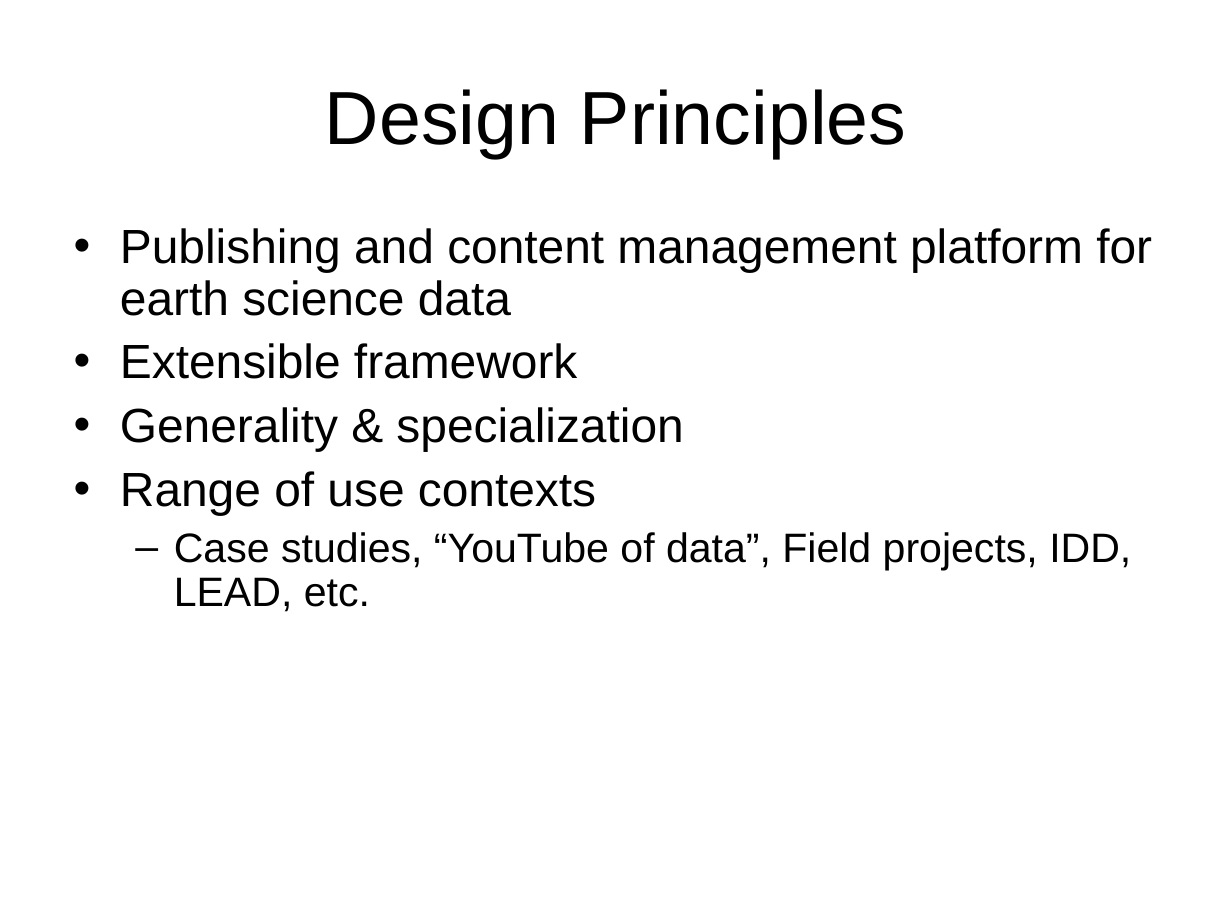
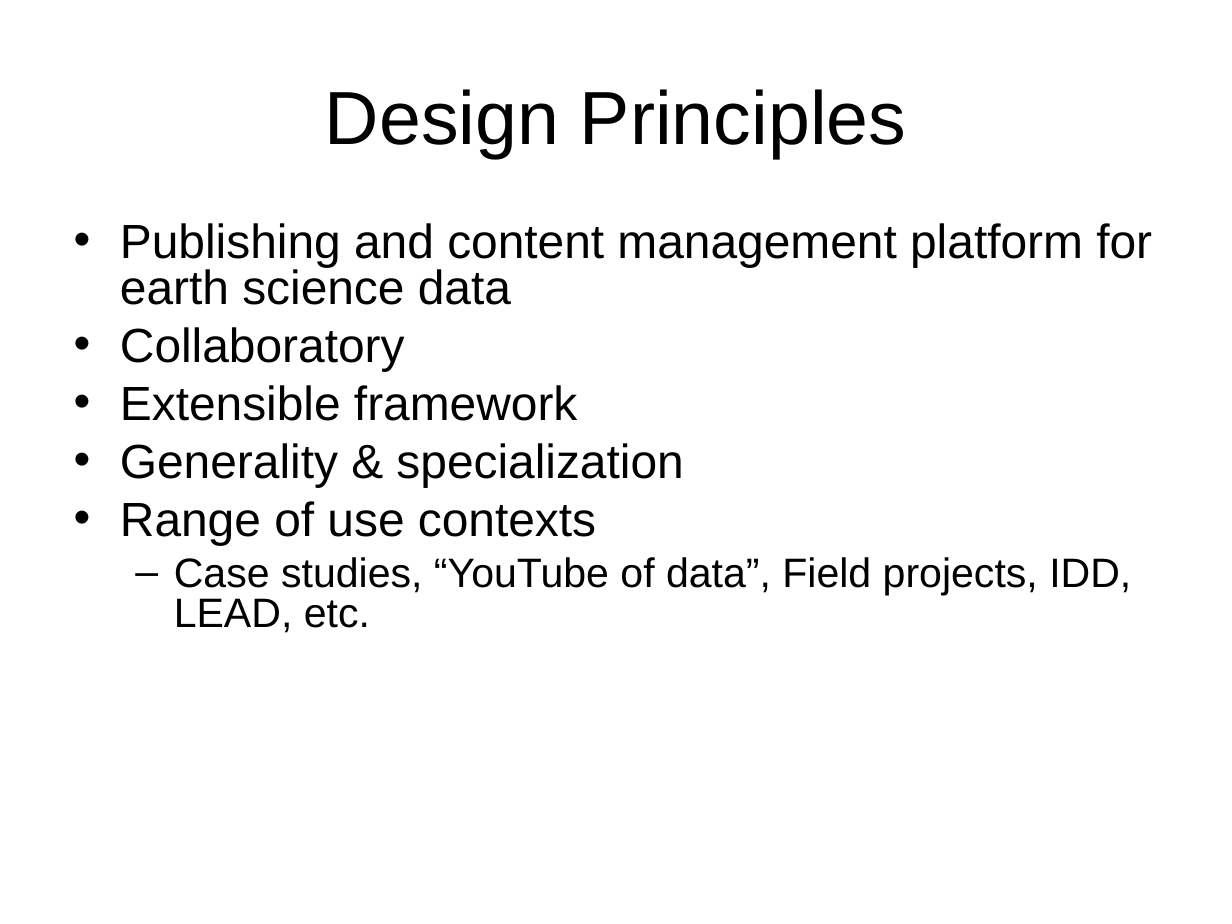
Before and after one commit to Unidata/IDV, a slide deck: slide 1 of ucar/unidata/repository/docs/presentations/architecture.ppt. Drawn at 1232x924 pixels with LibreOffice and Linux fonts; fonts in the diff are those of the drawing. Boxes give left, top, right and bottom in pixels: in the first picture for what was removed or moved away, otherwise in the second. Text is boxed around its words. In the diff, an @@ line names an element or a change of style, - is before the commit and + after.

```diff
--- a/ucar/unidata/repository/docs/presentations/architecture.ppt
+++ b/ucar/unidata/repository/docs/presentations/architecture.ppt
@@ text at (120,223,1152,633): line spacing 0.9 to 0.8 @@
@@ text at (120,327,405,371): paragraph added @@
+• Collaboratory
```
Also in this commit, not shown: 5 other slides changed, 3 other files.
